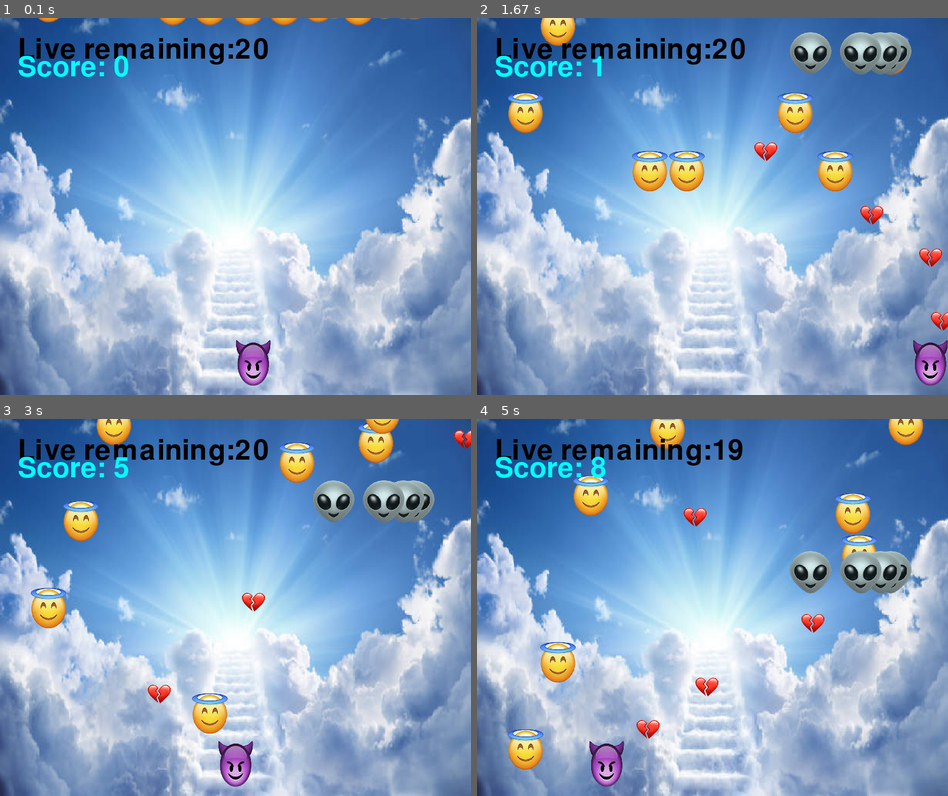
Above: before the commit, frames 1-4 (two rows, left to right).
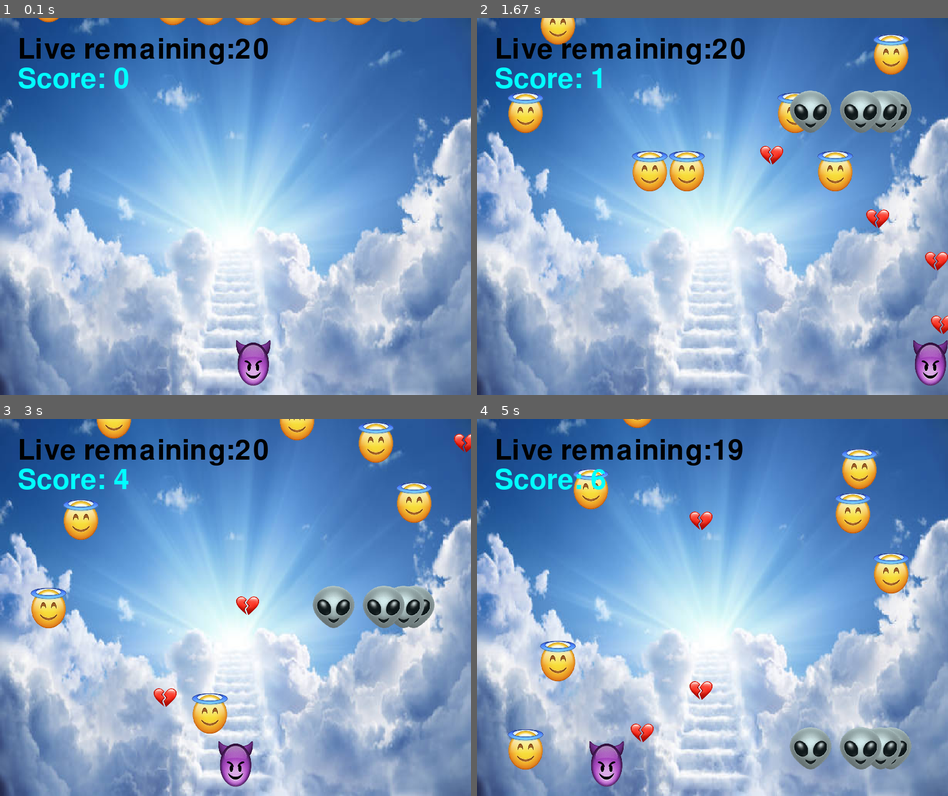
Above: after the commit, the same moments.

Repository: scarlette0305/pygame
Game: pygame game, started from shooter_game.py
Same seed, same stepped clock (60 frames per second), same inputs: the game is played once before the commit and once after it.
Inputs:
- Up to frame 1 (0.1 s): no input
- Up to frame 2 (1.67 s): tap Space at 0.33, 0.73, 1.03, 1.23, 1.53 s; hold Right 0.67-1.13 s; hold Right 1.17-1.63 s
- Up to frame 3 (3 s): hold Left 1.67-2.2 s; tap Space at 1.73, 2.03, 2.3, 2.6, 2.73 s; hold Left 2.23-2.63 s; hold Right from 2.67 s (still down)
- Up to frame 4 (5 s): tap Space at 3.03, 3.4, 3.7, 3.9, 4.2, 4.4, 4.7, 4.9 s; release Right at 3.3 s; hold Left 3.33-3.8 s; hold Right 3.83-4.3 s; hold Left 4.33-4.8 s; hold Left from 4.83 s (still down)

The runs differ from the first frame. In frame 1, 1.0% of the frame differs, in the area x 3-90%, y 0-19%; in frame 2, 6.0%; in frame 3, 7.7%; in frame 4, 8.9%, in the area x 3-95%, y 0-93%.

Commit message:
Add files via upload

Diff:
--- a/shooter_game.py
+++ b/shooter_game.py
@@ -1,16 +1,14 @@
 from pygame import *
 from random import randint
 
-#region variables
+#region creating variables
 _WIDTH = 800
 _HEIGHT = 640
-live = 20
-score = 0
 window = display.set_mode((_WIDTH,_HEIGHT))
 clock = time.Clock()
 #endregion
 
-
+#region creating classes
 class GameSprite(sprite.Sprite):
     def __init__(self, filename, x,y, width, height,speed=0):
         super().__init__()
@@ -23,11 +21,13 @@
 
 class Player(GameSprite):
     def update(self):
+        # move the player to the left or right
         keys = key.get_pressed()
         if keys[K_LEFT]:
             self.rect.x -= self.speed
         if keys[K_RIGHT]:
             self.rect.x += self.speed
+        # control the player inside the window (not letting it goes out)
         if self.rect.x < 0 :
             self.rect.x = 0
         if self.rect.x > _WIDTH - self.rect.width:
@@ -40,7 +40,9 @@
 class Enemy(GameSprite):
     def update(self):
         global live
+        # make the enemies move downwards
         self.rect.y += self.speed
+        # if the enemies get out of the window, minus one point
         if self.rect.top > _HEIGHT:
             self.rect.x = randint(0, _WIDTH- self.rect.width)
             self.rect.y = 0
@@ -59,38 +61,42 @@
             self.rect.x = randint(0, _WIDTH- self.rect.width)
             self.rect.y = 0
 
+#endregion
+
 #region trivials
 
 live = 20
 score = 0
+# creating groups for each character
+antas = sprite.Group()
+fighter = sprite.Group()
+asteroids = sprite.Group()
+# font and words
 font.init()
 f = font.SysFont(None, 70)
 live_remain = f.render("Live remaining:" + str(live), True, (0,0,0))
 score_having = f.render("Score: " + str(score), True, (0,255,255))
-introductory_sentence = f.render("You are evils and you're taking over the heaven", True, (255,255,255))
-introductory_sentence2 = f.render("Press the space bar to shoot the angels", True, (255,255,255))
-introductory_sentence0 = f.render("Press 'ENTER' to start playing", True, (255,255,255))
-antas = sprite.Group()
-fighter = sprite.Group()
-asteroids = sprite.Group()
-introduction = GameSprite("welcome.png",0,0,_WIDTH,_HEIGHT)
+# applying the pictures into the window
 game_over = GameSprite("lose_background.jpg",0,0,_WIDTH,_HEIGHT)
 game_win = GameSprite('game_win.png',0,0,_WIDTH,_HEIGHT)
 background = GameSprite("heaven.jpg", 0,0,_WIDTH, _HEIGHT)
 prota = Player("evil.png", _WIDTH/2, _HEIGHT -95, 60,80, 10)
+# create the function for creating the enemies
 def create_anta():
     rand_speed = randint(1,3)
     anta = Enemy("angel.png", x=0, y=0, width=80,height=80,speed=rand_speed)
     anta.rect.x = randint(0, _WIDTH - anta.rect.width)
     anta.rect.bottom = 0
     antas.add(anta)
+for i in range(8):
+    create_anta()
+# creating the function for creating the aliens
 def create_asteroid():
-    asteroid = Asteroid("alien.png", x=0, y=0, width=80,height=80,speed=1)
+    rand_speed = randint(1,2)
+    asteroid = Asteroid("alien.png", x=0, y=0, width=80,height=80,speed=rand_speed)
     asteroid.rect.x = randint(0, _WIDTH - asteroid.rect.width)
     asteroid.rect.bottom = 0
     asteroids.add(asteroid)
-for i in range(8):
-    create_anta()
 for i in range(5):
     create_asteroid()
 #endregion
@@ -100,24 +106,12 @@
 death = False
 game_is_running = True
 
+#running the game
 while game_is_running:
+    if event.peek(QUIT):
+        game_is_running = False
 
-    for e in event.get():
-        if e.type == QUIT:
-            game_is_running = False
-        if e.type == KEYDOWN and e.key == K_SPACE:
-            f1  = Bullet("broken heart.png", prota.rect.centerx , prota.rect.top, 40,35,speed=6)
-            fighter.add(f1)
 
-    #introduction.draw(window)
-    #introductory_sentence = f.render("You are evils and you're taking over the heaven", True, (255,255,255))
-    #introductory_sentence2 = f.render("Press the space bar to shoot the angels", True, (255,255,255))
-    #introductory_sentence3 = f.render("Press 'ENTER' to start playing", True, (255,255,255))
-    #window.blit(introductory_sentence, (100,100))
-    #window.blit(introductory_sentence2, (150,150))
-    #window.blit(introductory_sentence3, (200,200))
-    #keys = key.get_pressed()
-    #if keys[K_e]:
     background.draw(window)
     if not death:
         prota.draw(window)
@@ -129,34 +123,49 @@
         live_remain = f.render("Live remaining:" + str(live), True, (0,0,0))
         score_having = f.render("Score: " + str(score), True, (0,255,255))
         window.blit(live_remain, (30,30))
-        window.blit(score_having,(30,60))
+        window.blit(score_having,(30,80))
         asteroids.draw(window)
         asteroids.update()
         hits = sprite.groupcollide(fighter, antas, True,True)
         sprite.groupcollide(fighter, asteroids, True, False)
+        for hit in hits:
+            create_anta()
+            score += 1
     if sprite.spritecollide(prota, asteroids, False):
-        game_over.draw(window)
+        death = True
+        live = 0
     if death:
         game_over.draw(window)
-    for hit in hits:
-        create_anta()
-        score += 1
+
     if live <= 0:
         game_over.draw(window)
         keys = key.get_pressed()
         if keys[K_r]:
             death = False
+            live = 20
+            score = 0
             antas.empty()
             for i in range(6):
                 create_anta()
-    if score == 20:
+            asteroids.empty()
+            for i in range(5):
+                create_asteroid()
+    if score == 30:
         game_win.draw(window)
         keys = key.get_pressed()
-        if keys[K_d]:
+        if keys[K_r]:
             death = False
+            live = 20
+            score = 0
             antas.empty()
             for i in range(6):
                 create_anta()
-
+            asteroids.empty()
+            for i in range(5):
+                create_asteroid()
+    for e in event.get():
+        if e.type == KEYDOWN and e.key == K_SPACE:
+            f1  = Bullet("broken heart.png", prota.rect.centerx , prota.rect.top, 40,35,speed=6)
+            fighter.add(f1)
     display.update()
     clock.tick(60)
